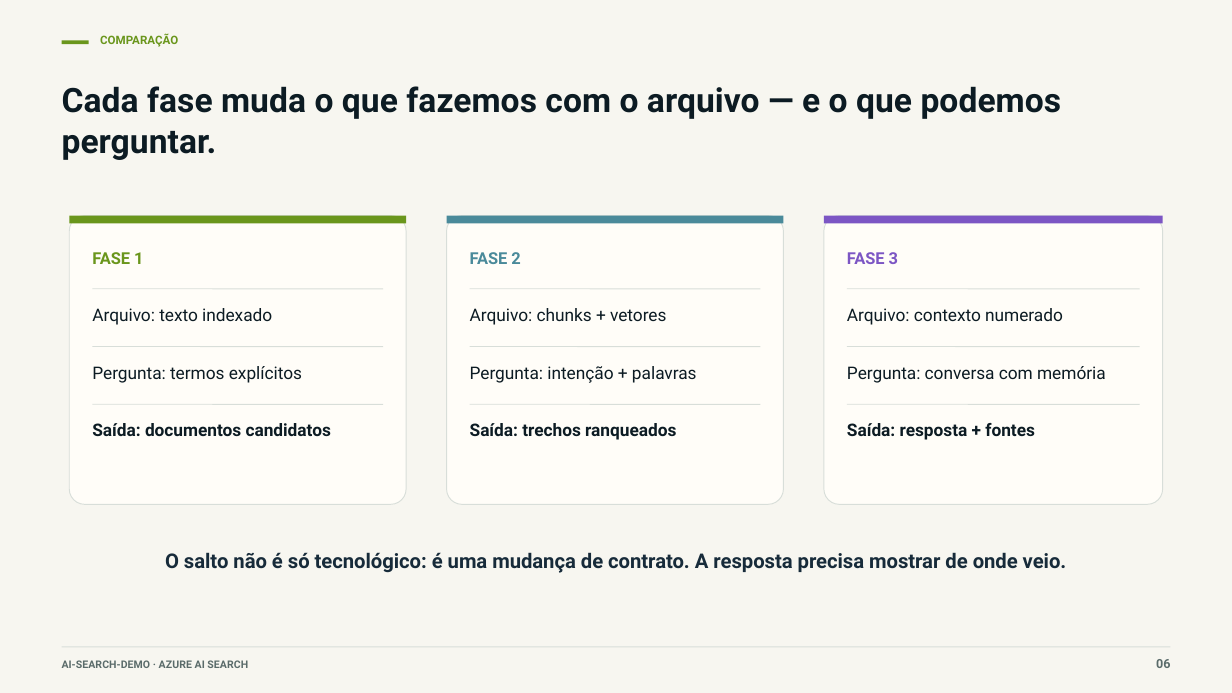
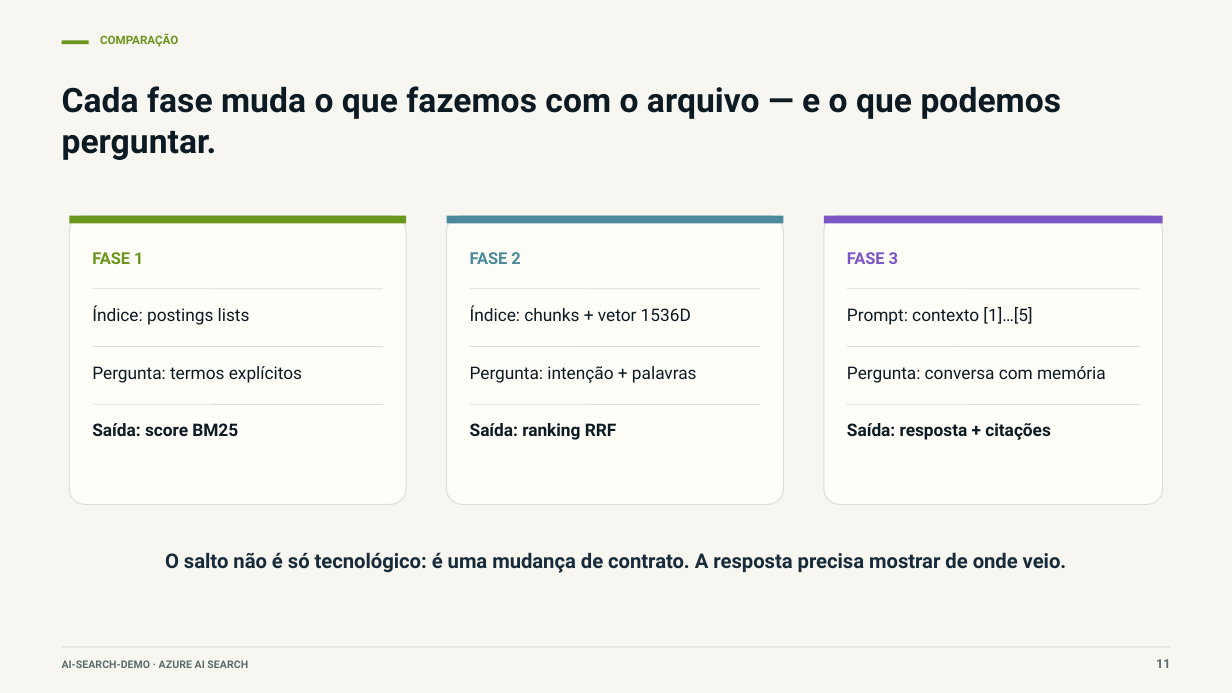
Before and after one commit to beto5001/ai-search-demo, a slide deck: slide 11 of presentation/AzureBlobSearch-3-Fases.pptx (slide 6 before the commit). Drawn at 1232x693 pixels with LibreOffice and Linux fonts; fonts in the diff are those of the drawing. Boxes give left, top, right and bottom in pixels: in the first picture for what was removed or moved away, otherwise in the second. Text is boxed around its words. In the diff, an @@ line names an element or a change of style, - is before the commit and + after.

```diff
--- a/presentation/AzureBlobSearch-3-Fases.pptx
+++ b/presentation/AzureBlobSearch-3-Fases.pptx
@@ text at [92, 305, 250, 325]: text changed @@
-Arquivo: texto indexado
+Índice: postings lists
@@ text at [470, 305, 691, 321]: text changed @@
-Arquivo: chunks + vetores
+Índice: chunks + vetor 1536D
@@ text at [847, 307, 1032, 325]: text changed @@
-Arquivo: contexto numerado
+Prompt: contexto [1]…[5]
@@ text at [92, 423, 238, 436]: text changed @@
-Saída: documentos candidatos
+Saída: score BM25
@@ text at [470, 423, 616, 440]: text changed @@
-Saída: trechos ranqueados
+Saída: ranking RRF
@@ text at [847, 423, 1051, 440]: text changed @@
-Saída: resposta + fontes
+Saída: resposta + citações
@@ text at [1156, 659, 1170, 668]: text changed @@
-06
+11
```
Also in this commit, not shown: 5 other slides changed, 5 slides added.
